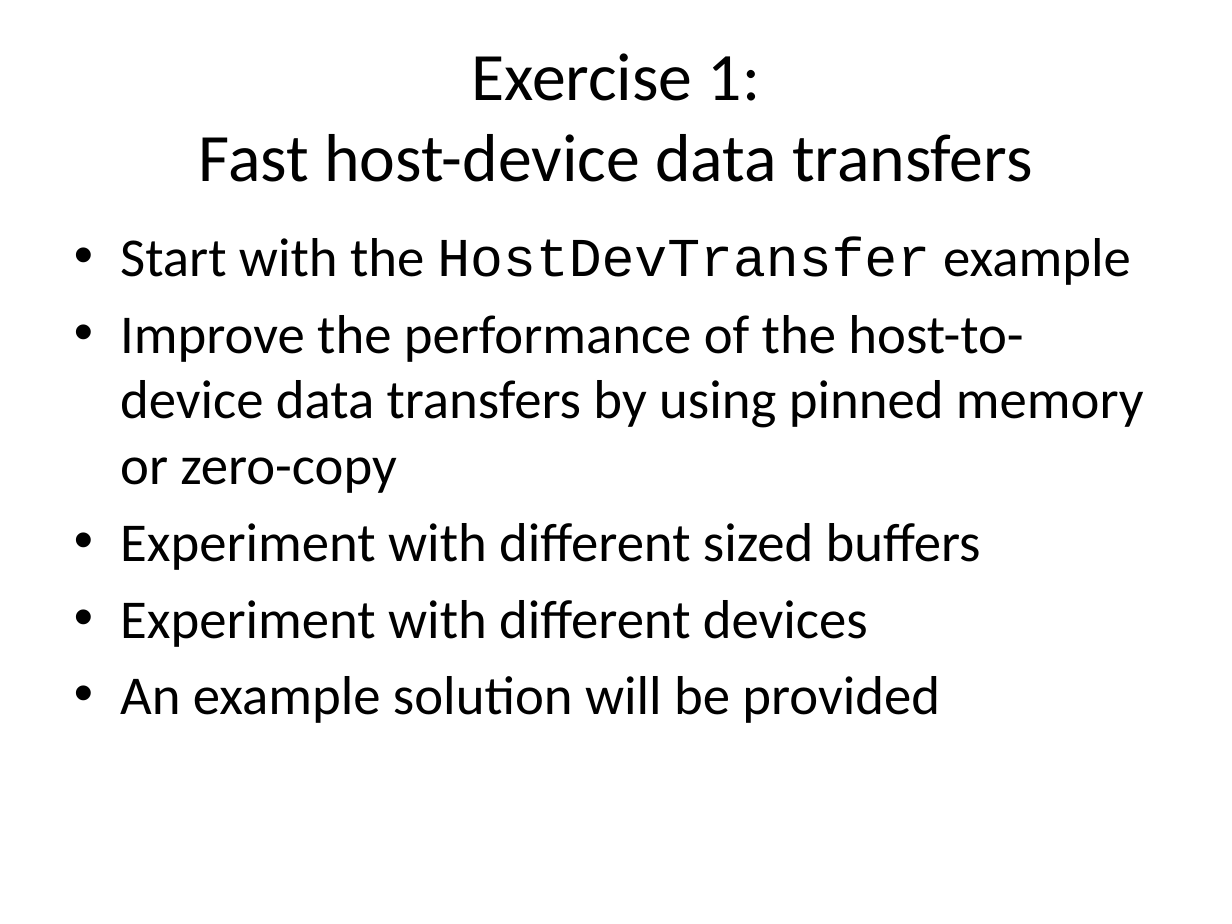
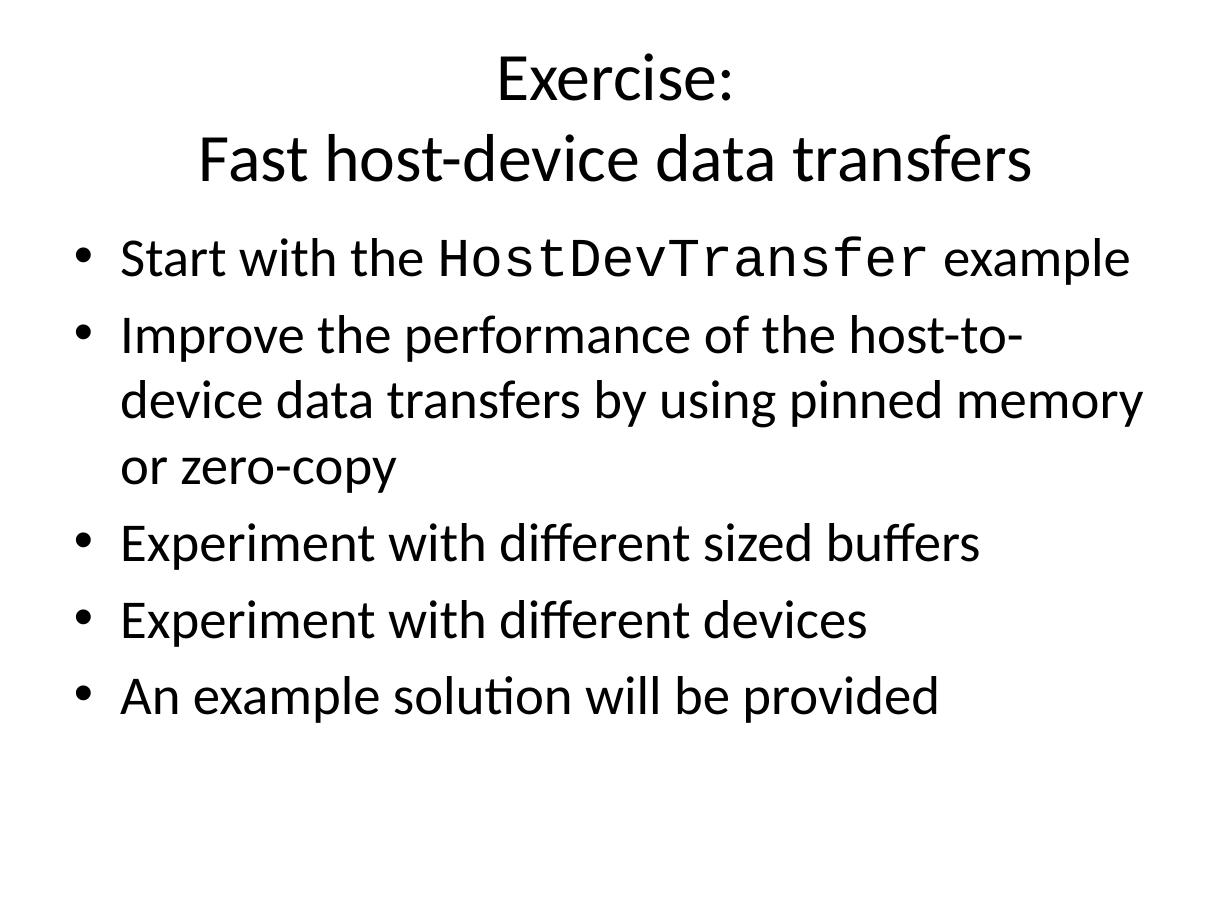
Before and after one commit to UoB-HPC/opencl-training-code, a slide deck: slide 26 of slides/advanced_part1.pptx. Drawn at 1232x924 pixels with LibreOffice and Linux fonts; fonts in the diff are those of the drawing. Boxes give left, top, right and bottom in pixels: in the first picture for what was removed or moved away, otherwise in the second. Text is boxed around its words. In the diff, an @@ line names an element or a change of style, - is before the commit and + after.

```diff
--- a/slides/advanced_part1.pptx
+++ b/slides/advanced_part1.pptx
@@ title at bbox=[199, 53, 1032, 182]: text changed @@
-Exercise 1:
-Fast host-device data transfers
+Exercise:
+Fast host-device data transfers
```
Also in this commit, not shown: 1 other file.
